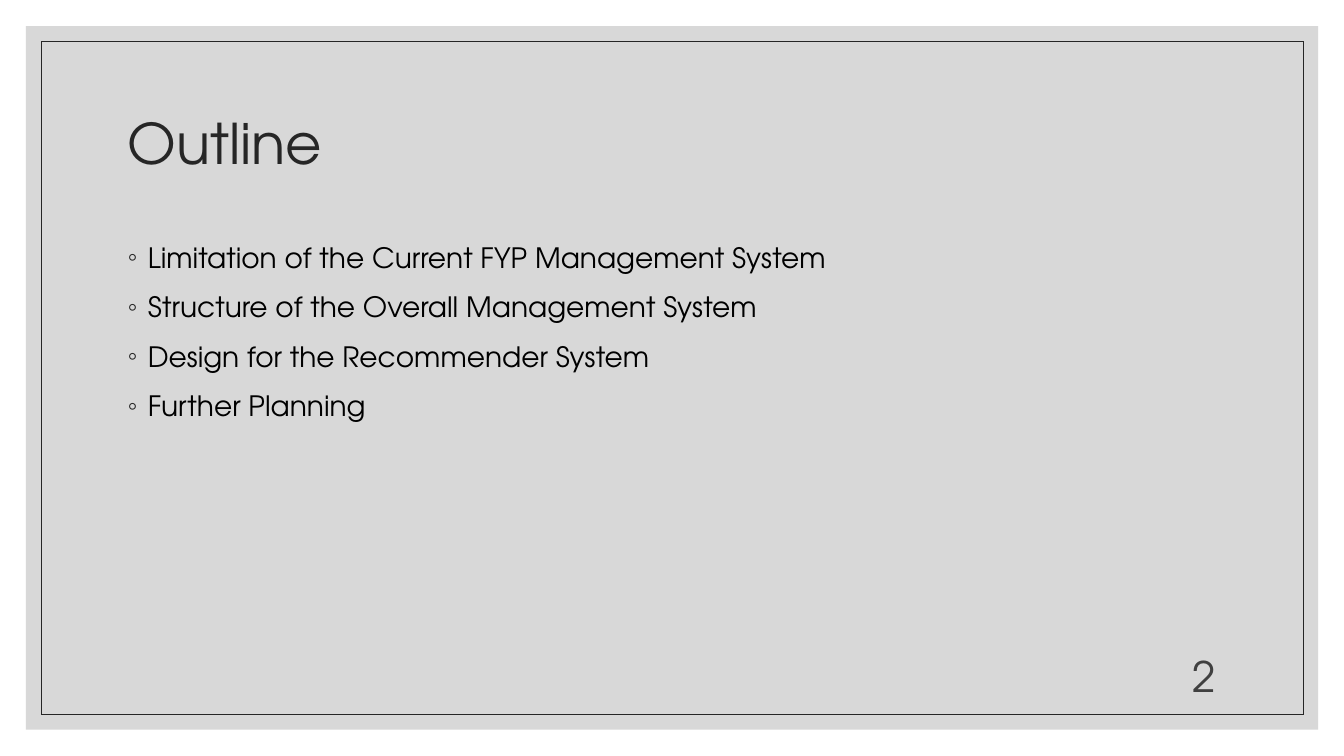
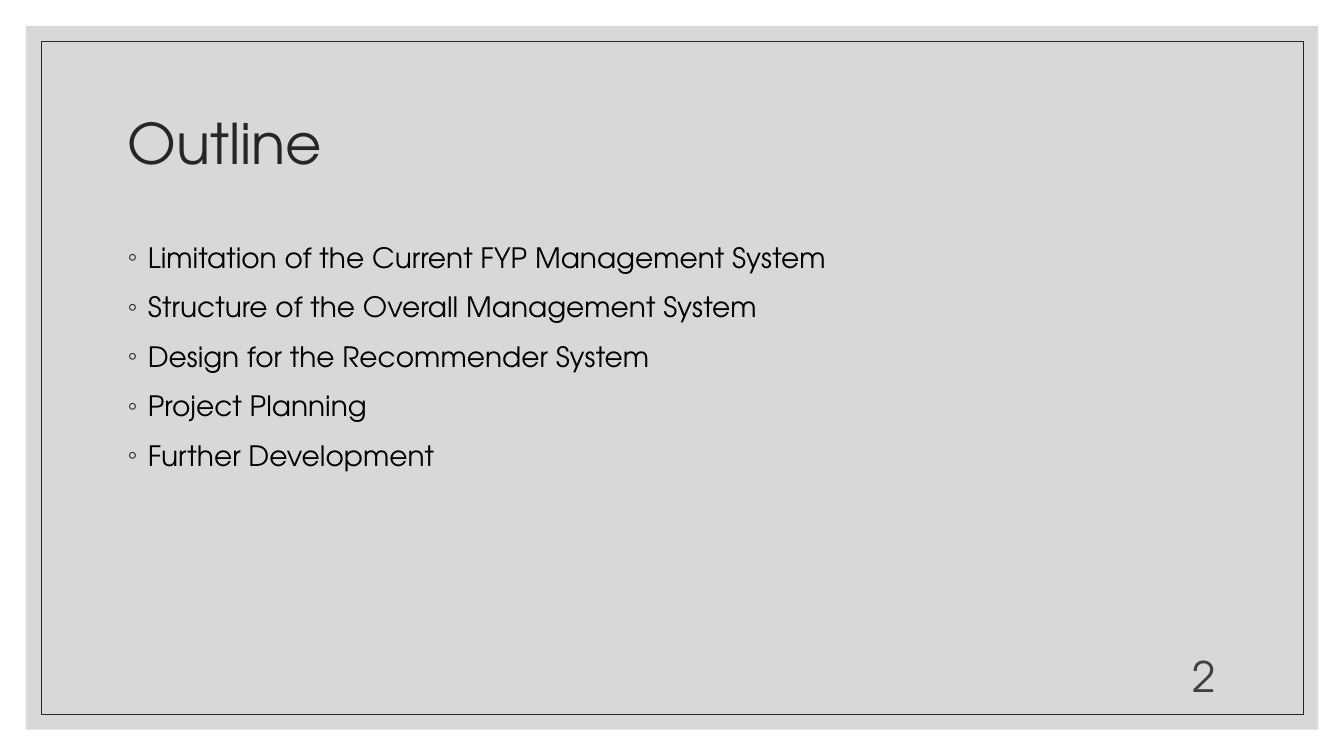
Before and after one commit to SomeTimeCode/CAES, a slide deck: slide 2 of CAES9542 Wk1.pptx. Drawn at 1344x756 pixels with LibreOffice and Linux fonts; fonts in the diff are those of the drawing. Boxes give left, top, right and bottom in pixels: in the first picture for what was removed or moved away, otherwise in the second. Text is boxed around its words. In the diff, an @@ line names an element or a change of style, - is before the commit and + after.

```diff
--- a/CAES9542 Wk1.pptx
+++ b/CAES9542 Wk1.pptx
@@ text at (148,395,434,472): text changed @@
-◦ Further Planning
+◦ Project Planning
+◦ Further Development
```
Also in this commit, not shown: 2 other slides changed.
